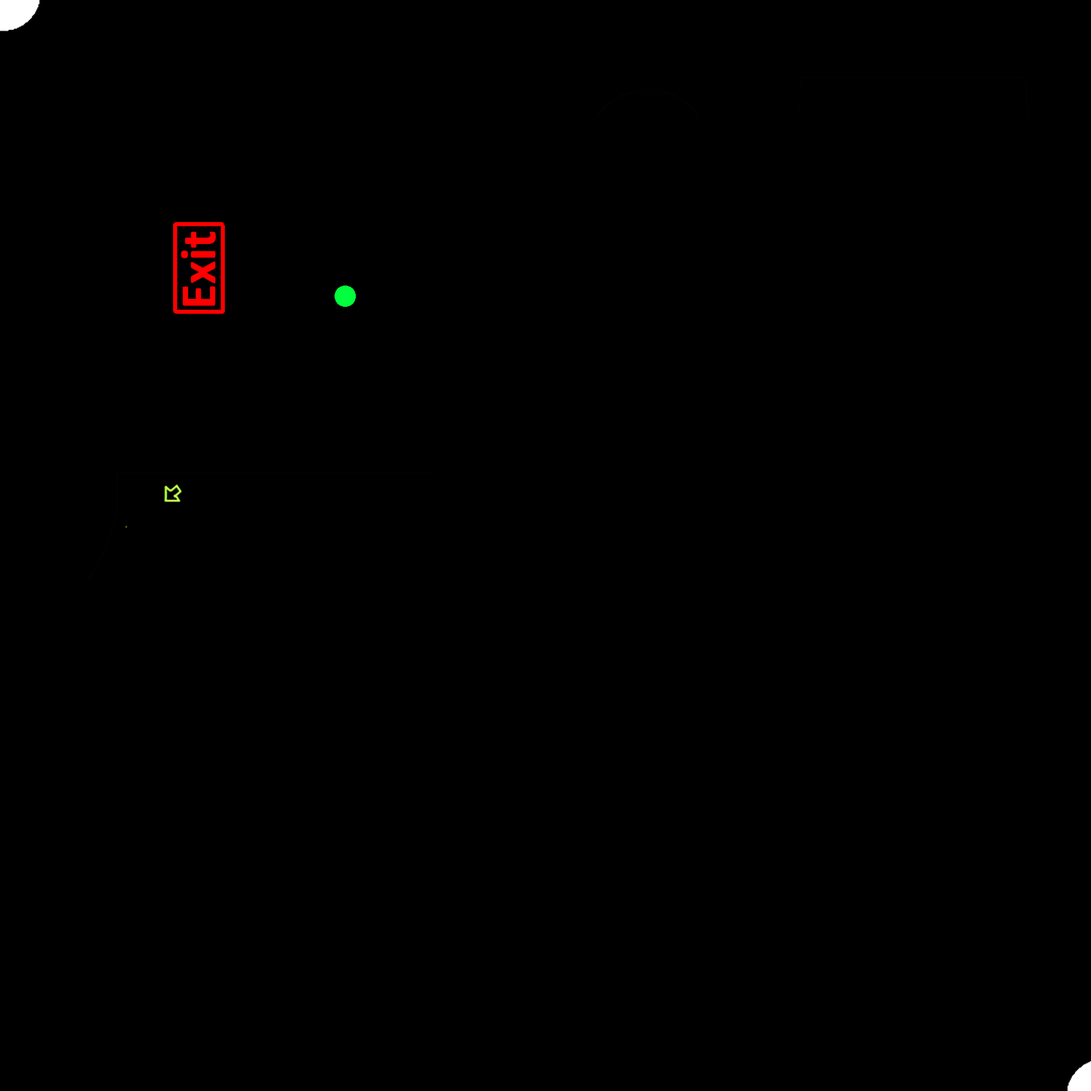
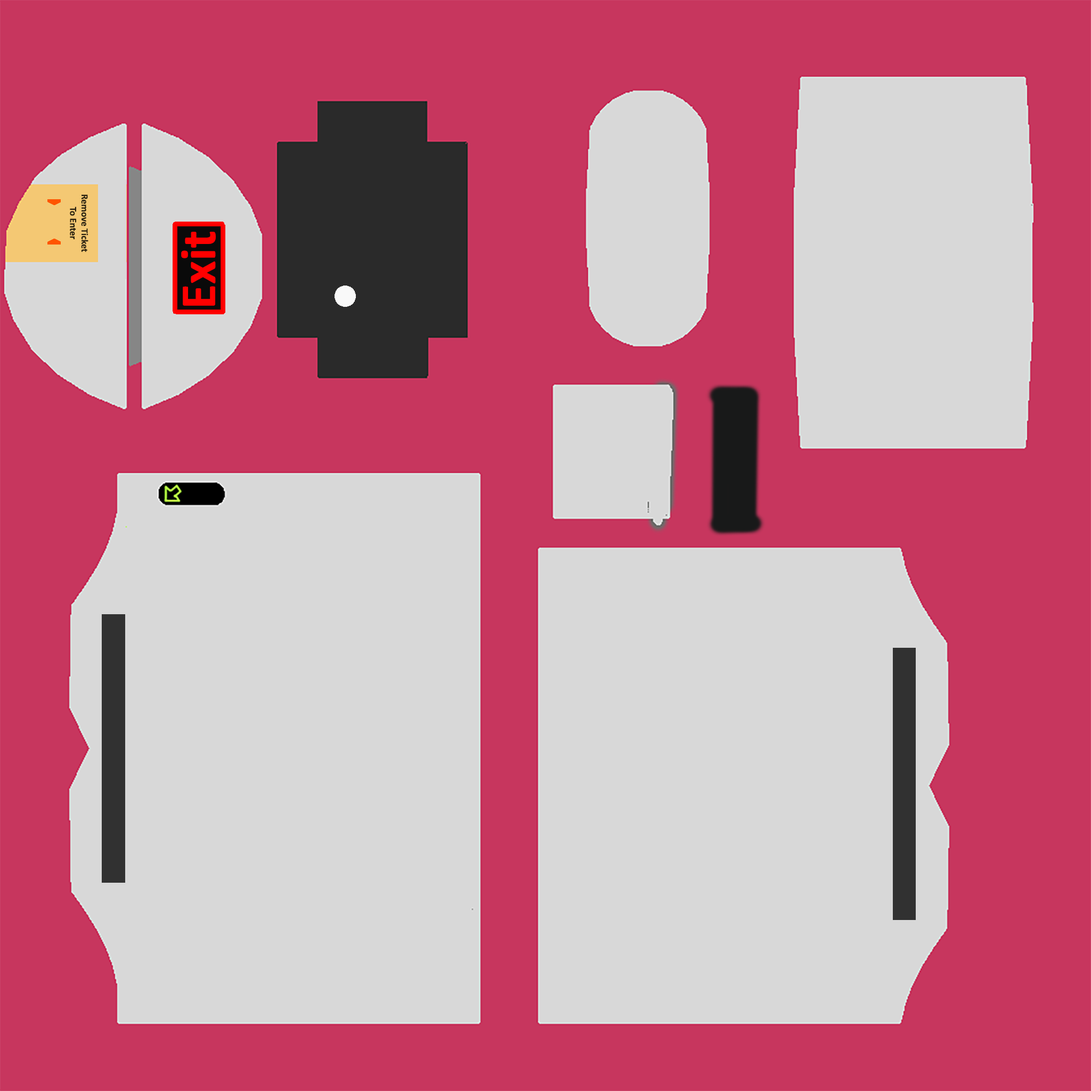
Two versions of the same layered image (1091x1091). Layer-by-layer changes:
hid group "Emissive" (3 layers) over bbox(0, 0, 1091, 1091)
showed "Layer 4" over bbox(101, 614, 917, 921)
